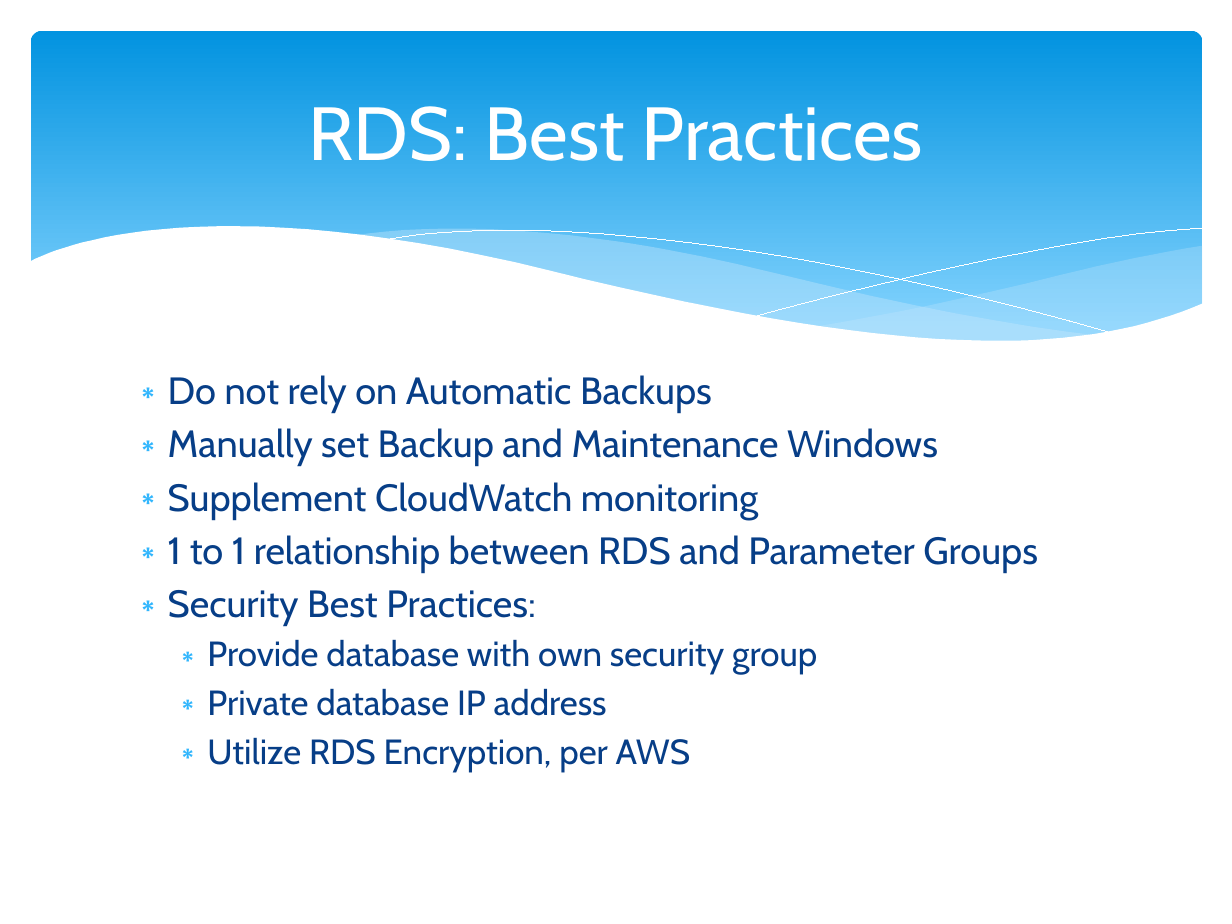
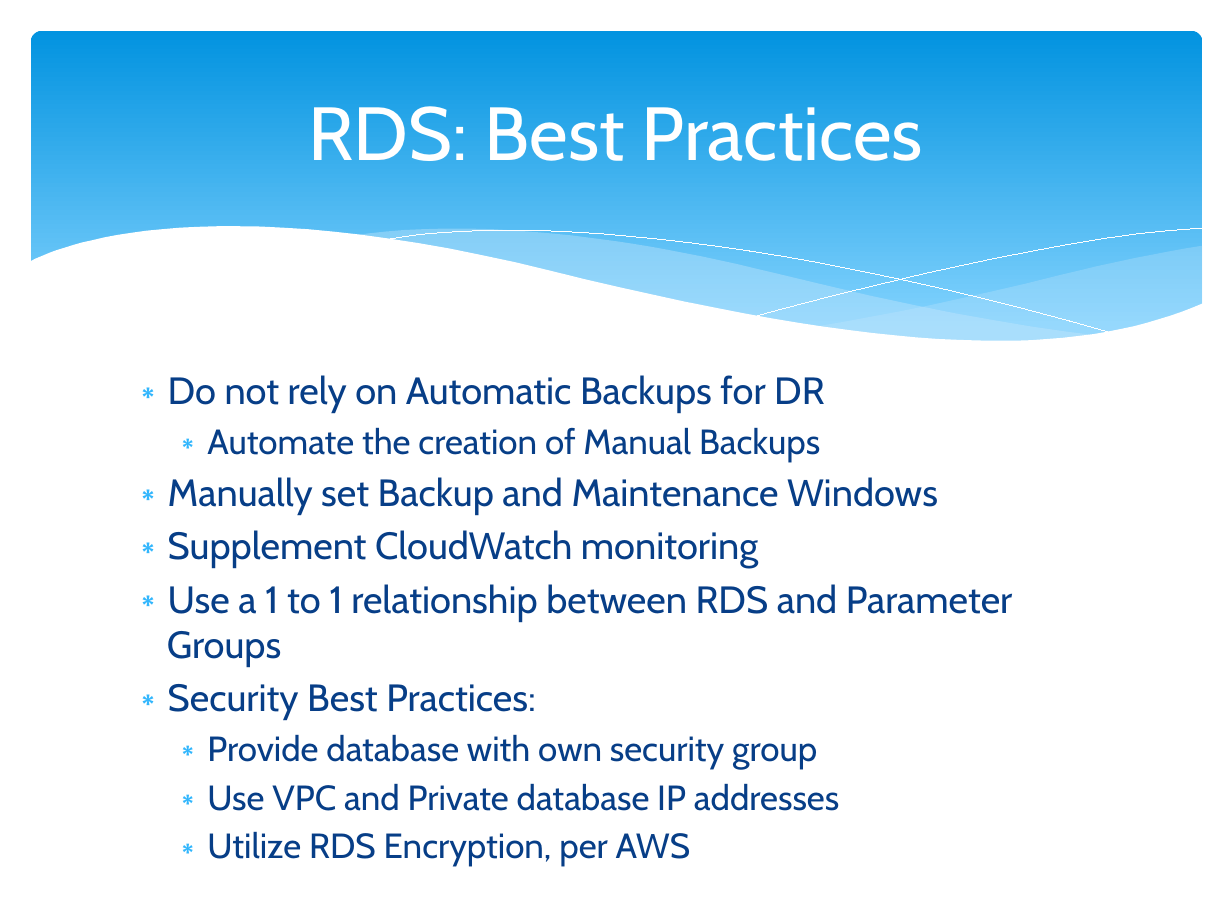
Before and after one commit to cloudavail/awstraining, a slide deck: slide 6 of aws-rds/aws-rds.pptx (slide 5 before the commit). Drawn at 1232x924 pixels with LibreOffice and Linux fonts; fonts in the diff are those of the drawing. Boxes give left, top, right and bottom in pixels: in the first picture for what was removed or moved away, otherwise in the second. Text is boxed around its words. In the diff, an @@ line names an element or a change of style, - is before the commit and + after.

```diff
--- a/aws-rds/aws-rds.pptx
+++ b/aws-rds/aws-rds.pptx
@@ text at <box>168,375,825,461</box>: text changed; size 22.2 to 20.4 pt @@
-∗ Do not rely on Automatic Backups
+∗ Do not rely on Automatic Backups for DR
+  ∗ Automate the creation of Manual Backups
@@ text at <box>167,584,1013,667</box>: text changed @@
-∗ 1 to 1 relationship between RDS and Parameter Groups
+∗ Use a 1 to 1 relationship between RDS and Parameter Groups
@@ text at <box>207,783,839,811</box>: text changed @@
-  ∗ Private database IP address
+  ∗ Use VPC and Private database IP addresses
```
Also in this commit, not shown: 5 other slides changed, 1 slide added, 2 other files.
